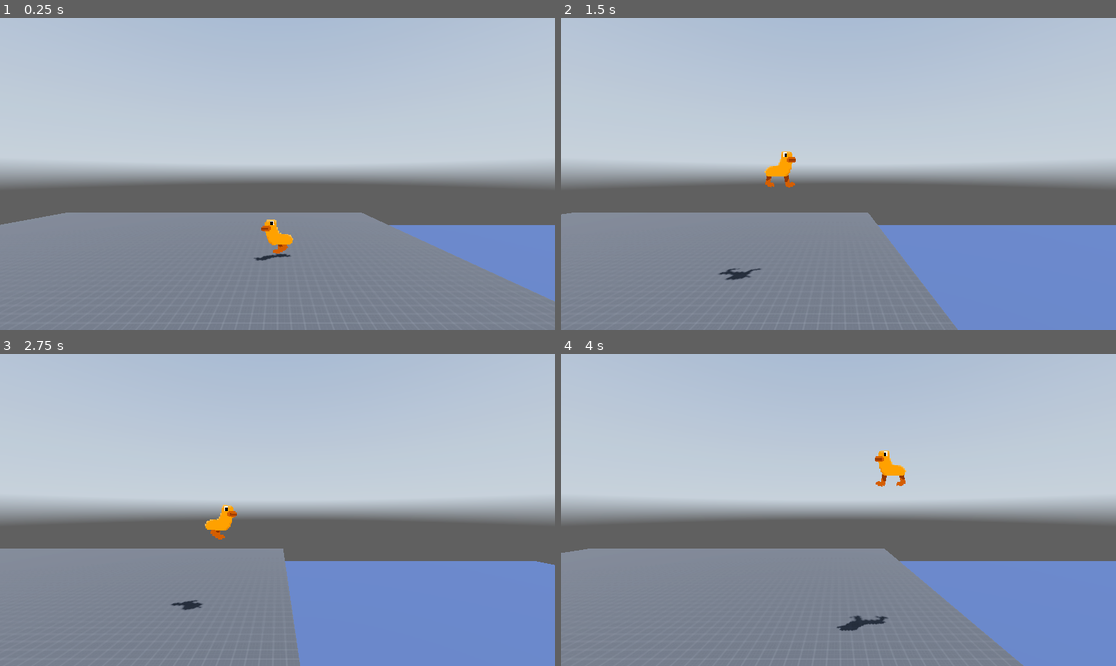
Above: before the commit, frames 1-4 (two rows, left to right).
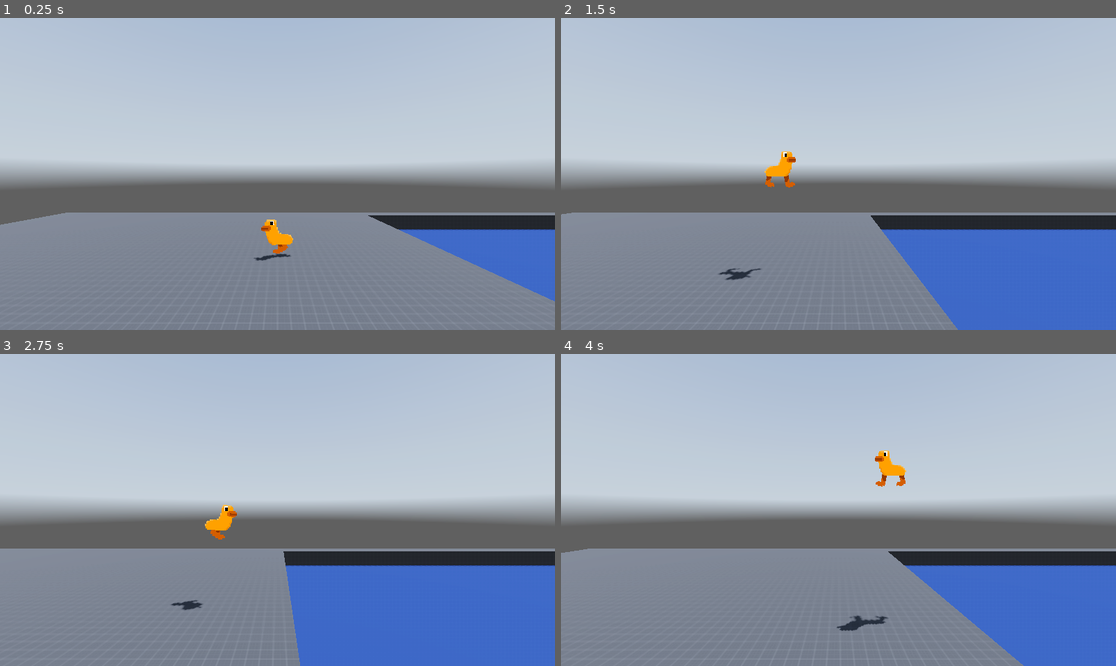
Above: after the commit, the same moments.

Repository: Shuflduf/Orange-Goose-Game
Game: Godot game, scene res://world.tscn
The game is run twice, just before and just after one commit, with the same random seed, the same clock (stepped at 60 frames per second) and the same inputs. A sky picture missing from this copy of the repository is replaced by a grey-blue gradient.
Inputs:
- Up to frame 1 (0.25 s): no input
- Up to frame 2 (1.5 s): hold Right (right) 0.53-1.28 s; tap Space (jump) at 0.6, 0.77, 1.07, 1.35 s; hold Down (down) from 1.28 s (still down)
- Up to frame 3 (2.75 s): tap Space (jump) at 1.52, 1.82, 2.1 s; release Down (down) at 2.03 s; hold Right (right) from 2.03 s (still down)
- Up to frame 4 (4 s): tap Space (jump) at 2.85, 3.02, 3.32, 3.6, 3.77 s; release Right (right) at 3.53 s; hold Left (left) from 3.53 s (still down)

The runs differ from the first frame. In frame 1, 5.0% of the frame differs, in the area x 65-100%, y 62-91%; in frame 2, 14%; in frame 3, 18%, in the area x 51-100%, y 62-100%; in frame 4, 11%.

Commit message:
fixed bug with staying at the bottom of water

Diff:
--- a/player.gd
+++ b/player.gd
@@ -18,7 +18,10 @@
 var gravity: float = ProjectSettings.get_setting("physics/3d/default_gravity")
 var jumps = total_jumps
 var weight_mult = 1
-var in_water = false
+var in_water = false:
+	set(value):
+		in_water = value
+		print(value)
 var following_player_y = false
 var default_cam_pos: Vector3
 
@@ -31,17 +34,17 @@
 	camera.position.z = default_cam_pos.z + water_offset.y
 	camera.position.y = default_cam_pos.y + water_offset.x
 
-	if is_on_floor():
+	if is_on_floor() and !in_water:
 		jumps = total_jumps
 	else:
 		velocity.y -= gravity * delta * weight_mult
 
 	if Input.is_action_pressed("down"):
-		weight_mult = 3
+		weight_mult = -2 if in_water else 3
 	else:
 		weight_mult = 1
 
-	if Input.is_action_just_pressed("jump") and jumps > 0:
+	if Input.is_action_just_pressed("jump") and jumps > 0 and !in_water:
 		velocity.y = jump_height
 		jumps -= 1
 
--- a/player.tscn
+++ b/player.tscn
@@ -359,14 +359,14 @@
 texture = ExtResource("5_ow0cn")
 
 [node name="Eye" type="Sprite3D" parent="Sprites"]
-transform = Transform3D(0.998901, -0.0468777, 0, 0.0468777, 0.998901, 0, 0, 0, 1, 0, -0.0143586, 0)
+transform = Transform3D(0.999995, -0.00324582, 0, 0.00324582, 0.999995, 0, 0, 0, 1, 0, -0.000993832, 0)
 sorting_offset = 1.0
 alpha_cut = 2
 texture_filter = 0
 texture = ExtResource("3_qodtw")
 
 [node name="Beak" type="Sprite3D" parent="Sprites"]
-transform = Transform3D(0.998901, -0.0468777, 0, 0.0468777, 0.998901, 0, 0, 0, 1, 0, -0.0143586, 0)
+transform = Transform3D(0.999995, -0.00324582, 0, 0.00324582, 0.999995, 0, 0, 0, 1, 0, -0.000993832, 0)
 sorting_offset = 0.5
 alpha_cut = 2
 texture_filter = 0
--- a/world.tscn
+++ b/world.tscn
@@ -21,21 +21,22 @@
 glow_enabled = true
 volumetric_fog_density = 0.0
 
-[sub_resource type="StandardMaterial3D" id="StandardMaterial3D_6chb2"]
-albedo_texture = ExtResource("2_aqqbd")
-uv1_triplanar = true
-uv1_world_triplanar = true
-
 [sub_resource type="BoxShape3D" id="BoxShape3D_onsn5"]
 size = Vector3(36, 20, 30)
 
 [sub_resource type="StandardMaterial3D" id="StandardMaterial3D_t7i0q"]
 render_priority = 1
 transparency = 1
+cull_mode = 2
 albedo_color = Color(0.25, 0.4625, 1, 0.25098)
 
 [sub_resource type="BoxMesh" id="BoxMesh_5c4xe"]
-size = Vector3(36, 20, 30)
+size = Vector3(36, 20, 50)
+
+[sub_resource type="StandardMaterial3D" id="StandardMaterial3D_6chb2"]
+albedo_texture = ExtResource("2_aqqbd")
+uv1_triplanar = true
+uv1_world_triplanar = true
 
 [node name="Node3D" type="Node3D"]
 
@@ -46,20 +47,15 @@
 transform = Transform3D(-0.866025, -0.433013, 0.25, 0, 0.5, 0.866025, -0.5, 0.75, -0.433013, 0, 0, 0)
 shadow_enabled = true
 
-[node name="CSGBox3D" type="CSGBox3D" parent="."]
-transform = Transform3D(1, 0, 0, 0, 1, 0, 0, 0, 1, -9.0293, -12.7244, 0)
-material_override = SubResource("StandardMaterial3D_6chb2")
-use_collision = true
-collision_mask = 6
-size = Vector3(42, 22.4487, 30.1865)
+[node name="Player" parent="." instance=ExtResource("3_5b2j6")]
+default_water_offset = Vector2(-10, 10)
 
-[node name="Player" parent="." instance=ExtResource("3_5b2j6")]
-default_water_offset = Vector2(19.835, 10)
+[node name="Obstacles" type="Node3D" parent="."]
 
-[node name="Node3D" type="Node3D" parent="."]
+[node name="WaterNode" type="Node3D" parent="Obstacles"]
 transform = Transform3D(1, 0, 0, 0, 1, 0, 0, 0, 1, 21, 0, 0)
 
-[node name="Water" type="Area3D" parent="Node3D"]
+[node name="Water" type="Area3D" parent="Obstacles/WaterNode"]
 transform = Transform3D(1, 0, 0, 0, 1, 0, 0, 0, 1, 8, 0, 0)
 collision_mask = 0
 priority = 1
@@ -69,14 +65,35 @@
 gravity_direction = Vector3(0, 1, 0)
 script = ExtResource("4_480l2")
 
-[node name="CollisionShape3D" type="CollisionShape3D" parent="Node3D/Water"]
+[node name="CollisionShape3D" type="CollisionShape3D" parent="Obstacles/WaterNode/Water"]
 transform = Transform3D(1, 0, 0, 0, 1, 0, 0, 0, 1, 0.869392, -13.3962, 0)
 shape = SubResource("BoxShape3D_onsn5")
 
-[node name="MeshInstance3D" type="MeshInstance3D" parent="Node3D"]
-transform = Transform3D(1, 0, 0, 0, 1, 0, 0, 0, 1, 9, -13.3, 0)
+[node name="MeshInstance3D" type="MeshInstance3D" parent="Obstacles/WaterNode"]
+transform = Transform3D(1, 0, 0, 0, 1, 0, 0, 0, 1, 9, -13.3, 12)
 material_override = SubResource("StandardMaterial3D_t7i0q")
 mesh = SubResource("BoxMesh_5c4xe")
 
-[connection signal="body_entered" from="Node3D/Water" to="Player" method="_on_water_body_entered"]
-[connection signal="body_exited" from="Node3D/Water" to="Player" method="_on_water_body_exited"]
+[node name="CSGBox3D" type="CSGBox3D" parent="Obstacles"]
+transform = Transform3D(1, 0, 0, 0, 1, 0, 0, 0, 1, -9.0293, -12.7244, 0)
+material_override = SubResource("StandardMaterial3D_6chb2")
+use_collision = true
+collision_mask = 6
+size = Vector3(42, 22.4487, 30.1865)
+
+[node name="CSGBox3D2" type="CSGBox3D" parent="Obstacles"]
+transform = Transform3D(1, 0, 0, 0, 1, 0, 0, 0, 1, 32.9707, -12.7244, -14.0933)
+material_override = SubResource("StandardMaterial3D_6chb2")
+use_collision = true
+collision_mask = 6
+size = Vector3(42, 22.4487, 2)
+
+[node name="CSGBox3D3" type="CSGBox3D" parent="Obstacles"]
+transform = Transform3D(1, 0, 0, 0, 1, 0, 0, 0, 1, 31.4707, -23.8946, 9.90675)
+material_override = SubResource("StandardMaterial3D_6chb2")
+use_collision = true
+collision_mask = 6
+size = Vector3(39, 1, 46)
+
+[connection signal="body_entered" from="Obstacles/WaterNode/Water" to="Player" method="_on_water_body_entered"]
+[connection signal="body_exited" from="Obstacles/WaterNode/Water" to="Player" method="_on_water_body_exited"]
